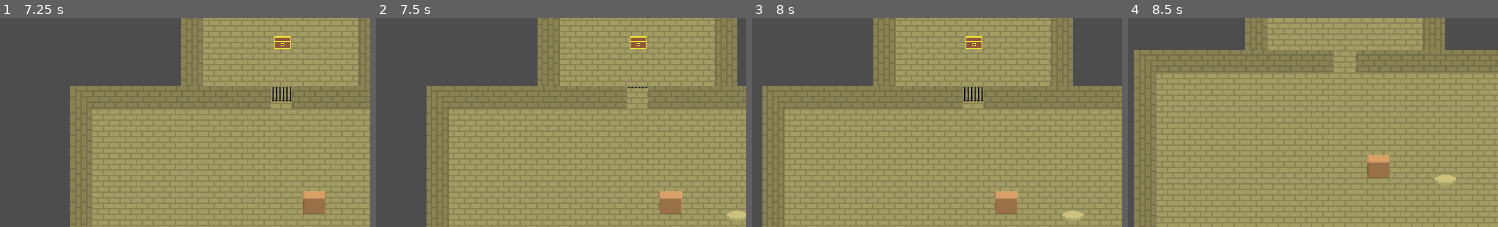
Above: before the commit, frames 1-4 (left to right).
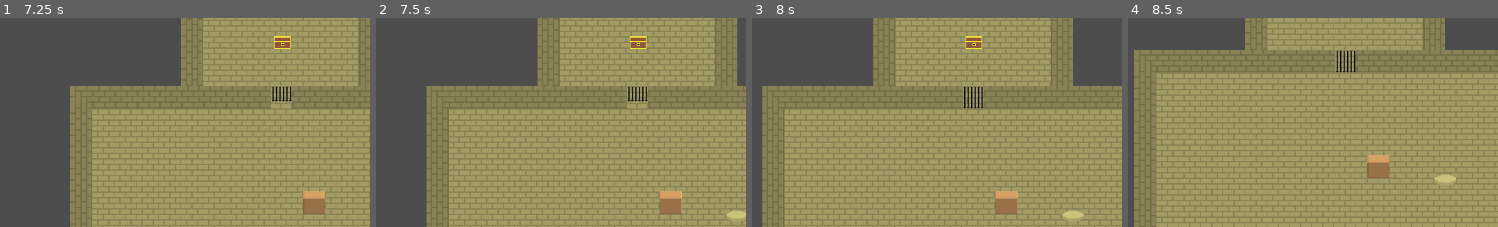
Above: after the commit, the same moments.

Repository: mswieboda/dungeon-godot
Game: Godot game, scene res://scenes/main.tscn
The game is run twice, just before and just after one commit, with the same random seed, the same clock (stepped at 60 frames per second) and the same inputs.
Inputs:
- Up to frame 1 (7.25 s): tap Enter at 0.5 s; hold W (move_up) 0.53-2.03 s; hold A (move_left) 2.03-3.53 s; hold S (move_down) 3.53-4.28 s; hold D (move_right) 4.28-5.03 s; hold W (move_up) 5.03-5.78 s; hold D (move_right) from 5.78 s (still down)
- Up to frame 2 (7.5 s): keep holding D (move_right)
- Up to frame 3 (8 s): keep holding D (move_right)
- Up to frame 4 (8.5 s): release D (move_right) at 8.03 s; hold S (move_down) from 8.03 s (still down)
The pictures show only the part of the screen within x 0-50%, y 8-58%; the shares and areas given below are measured in that part.

Frame 1 is identical in both runs. In frame 2, 0.2% of the frame differs, in the area x 68-74%, y 33-41%; in frame 3, 0.1%; in frame 4, 0.4%, in the area x 55-62%, y 15-27%.

Commit message:
fixes gate partial open/close states

Diff:
--- a/objs/gate/gate.gd
+++ b/objs/gate/gate.gd
@@ -1,21 +1,33 @@
 extends AnimatableBody2D
 
-const PLAYER_Z_INDEX = 2
+const PLAYER_Z_INDEX = 1
+
+var animation_speed = 0
 
 func open():
-  if $animated_sprite.animation == "open":
-    return
-  $animated_sprite.play("open")
+  animate_play(1)
 
 func close():
-  if $animated_sprite.animation == "close":
-    return
-  $animated_sprite.play("close")
+  animate_play(-1)
 
 func _on_animated_sprite_animation_finished():
-  if $animated_sprite.animation == "open":
+  if animation_speed > 0:
     $collision.disabled = true
-    z_index += PLAYER_Z_INDEX
+    z_index = PLAYER_Z_INDEX + 1
   else:
     $collision.disabled = false
-    z_index -= PLAYER_Z_INDEX
+    z_index = 0
+
+  animation_speed = 0
+
+func animate_play(speed):
+  if animation_speed == speed:
+    return
+
+  animation_speed = speed
+
+  var frame = $animated_sprite.frame
+  var progress = $animated_sprite.frame_progress
+
+  $animated_sprite.play("default", speed)
+  $animated_sprite.set_frame_and_progress(frame, progress)
--- a/objs/gate/gate.tscn
+++ b/objs/gate/gate.tscn
@@ -1,26 +1,10 @@
-[gd_scene load_steps=13 format=3 uid="uid://bqwgc5eq5v4wn"]
+[gd_scene load_steps=9 format=3 uid="uid://bqwgc5eq5v4wn"]
 
 [ext_resource type="Texture2D" uid="uid://b0idrmbu37cti" path="res://assets/objs/gate.png" id="1_5y05w"]
 [ext_resource type="Script" path="res://objs/gate/gate.gd" id="1_8kp7i"]
 
 [sub_resource type="RectangleShape2D" id="RectangleShape2D_cqvay"]
 size = Vector2(32, 32)
-
-[sub_resource type="AtlasTexture" id="AtlasTexture_36joj"]
-atlas = ExtResource("1_5y05w")
-region = Rect2(96, 0, 32, 32)
-
-[sub_resource type="AtlasTexture" id="AtlasTexture_0ip1v"]
-atlas = ExtResource("1_5y05w")
-region = Rect2(64, 0, 32, 32)
-
-[sub_resource type="AtlasTexture" id="AtlasTexture_ywcry"]
-atlas = ExtResource("1_5y05w")
-region = Rect2(32, 0, 32, 32)
-
-[sub_resource type="AtlasTexture" id="AtlasTexture_b1r6o"]
-atlas = ExtResource("1_5y05w")
-region = Rect2(0, 0, 32, 32)
 
 [sub_resource type="AtlasTexture" id="AtlasTexture_st3w3"]
 atlas = ExtResource("1_5y05w")
@@ -42,23 +26,6 @@
 animations = [{
 "frames": [{
 "duration": 1.0,
-"texture": SubResource("AtlasTexture_36joj")
-}, {
-"duration": 1.0,
-"texture": SubResource("AtlasTexture_0ip1v")
-}, {
-"duration": 1.0,
-"texture": SubResource("AtlasTexture_ywcry")
-}, {
-"duration": 1.0,
-"texture": SubResource("AtlasTexture_b1r6o")
-}],
-"loop": false,
-"name": &"close",
-"speed": 5.0
-}, {
-"frames": [{
-"duration": 1.0,
 "texture": SubResource("AtlasTexture_st3w3")
 }, {
 "duration": 1.0,
@@ -71,7 +38,7 @@
 "texture": SubResource("AtlasTexture_kx3ym")
 }],
 "loop": false,
-"name": &"open",
+"name": &"default",
 "speed": 5.0
 }]
 
@@ -83,7 +50,5 @@
 
 [node name="animated_sprite" type="AnimatedSprite2D" parent="."]
 sprite_frames = SubResource("SpriteFrames_uyhi8")
-animation = &"close"
-frame = 3
 
 [connection signal="animation_finished" from="animated_sprite" to="." method="_on_animated_sprite_animation_finished"]
